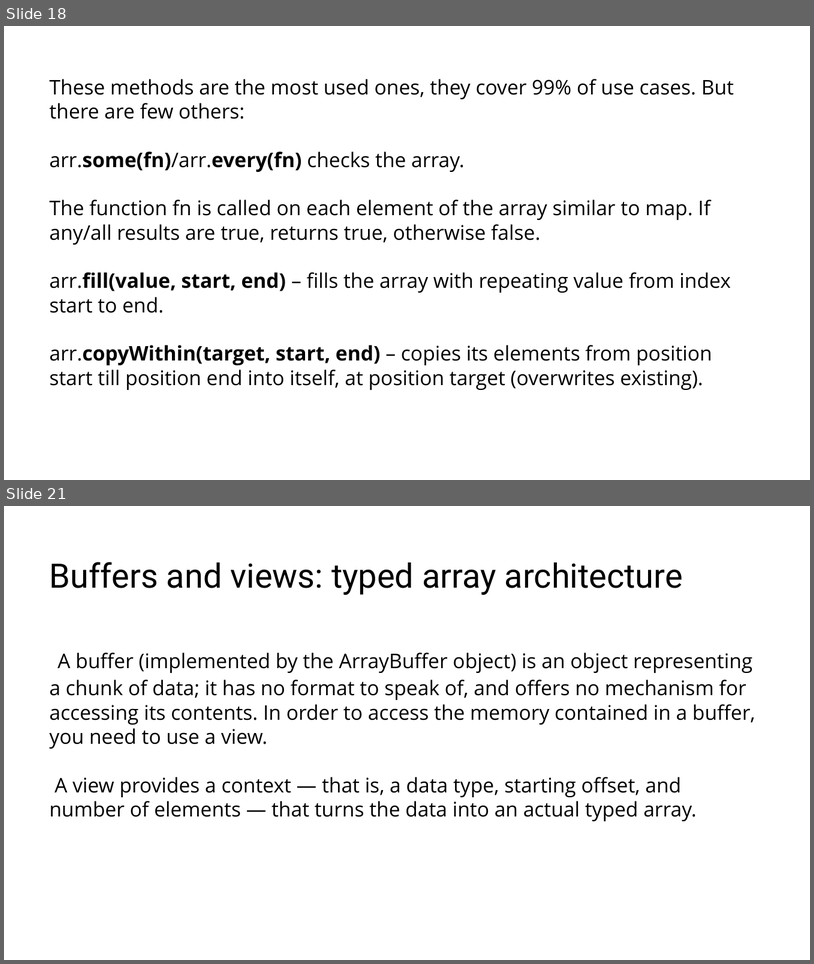
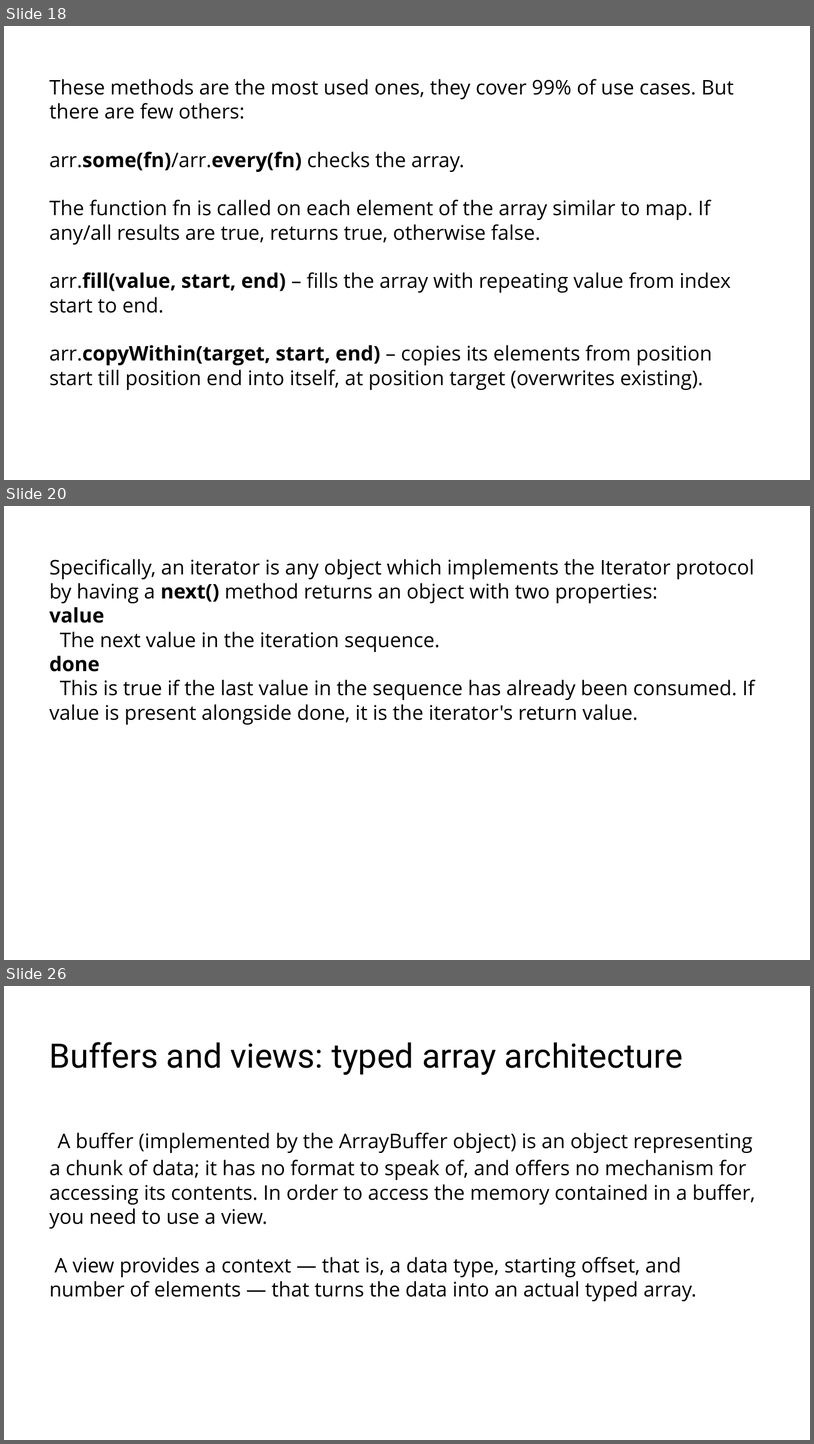
Before and after one commit to RostyslavSynenko/Lv-469.NodeJS, a slide deck: presentations/Built-in Collections.pptx. Shown one above the other, each under a label of ours: slides 18 and 21 before the commit, slides 18, 20 and 26 after it; the slides between them are not shown. The pictures are 814x964 and 814x1444 pixels, drawn with LibreOffice and Linux fonts; fonts in the diff are those of the drawing; background and template pictures are left out. Boxes give left, top, right and bottom in pixels: in the first picture for what was removed or moved away, otherwise in the second. Text is boxed around its words. In the diff, an @@ line names an element or a change of style, - is before the commit and + after.

```diff
--- a/presentations/Built-in Collections.pptx
+++ b/presentations/Built-in Collections.pptx
@@ slide 20 added at [4,506,810,960], background #FFFFFF @@
@@ title added at [50,559,755,724], 24 pt, text #000000 @@
+Specifically, an iterator is any object which implements the Iterator protocol by having a next() method returns an object with two properties:
+value
+The next value in the iteration sequence.
+done
+This is true if the last value in the sequence has already been consumed. If value is present alongside done, it is the iterator's return value.
@@ what was slide 21 is now slide 26 @@
```
Also in this commit, not shown: 4 slides changed, 13 other slides added, 1 slide removed.
